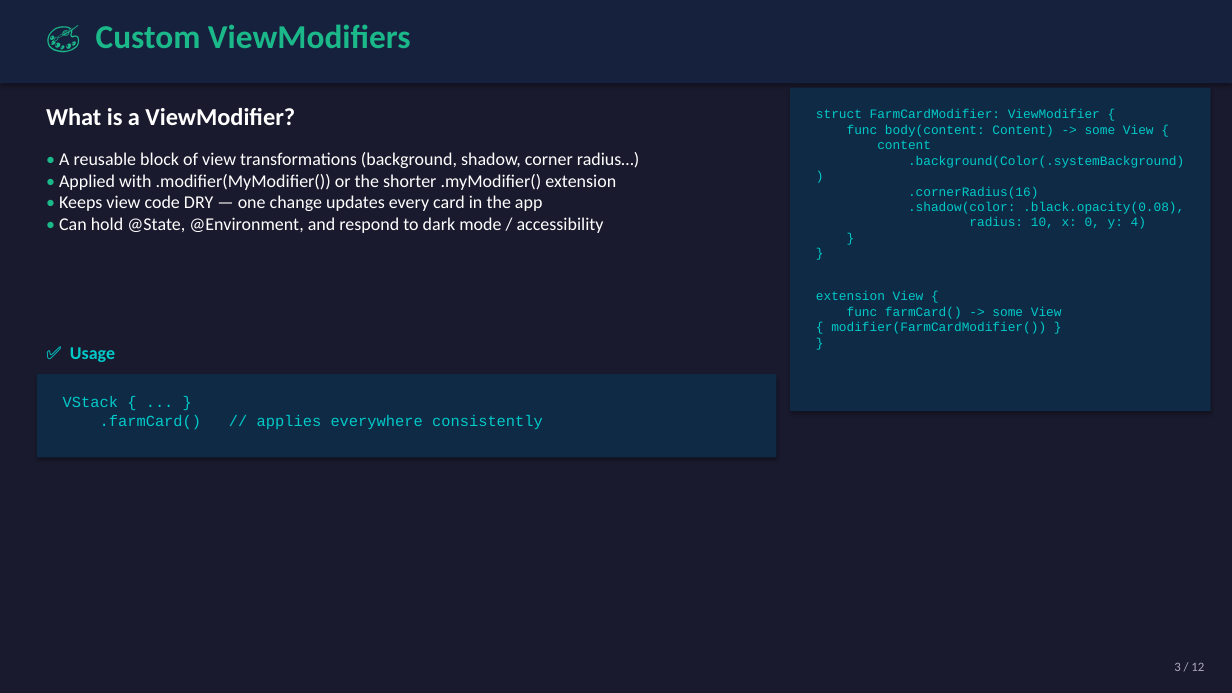
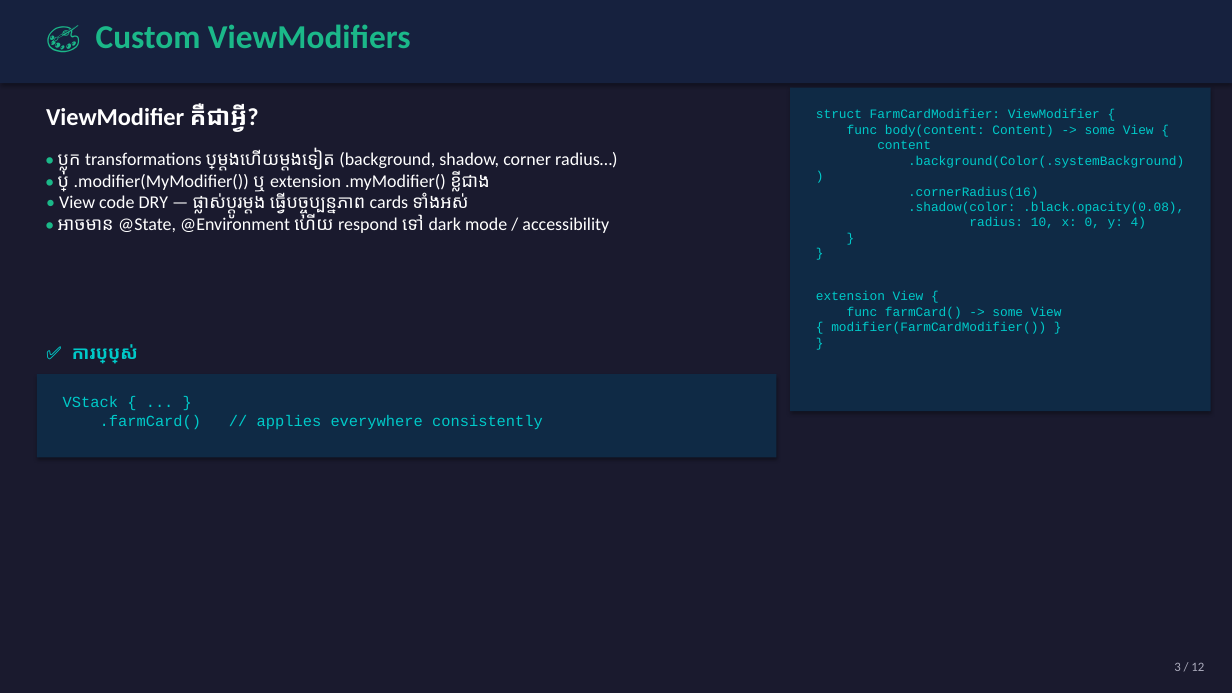
Before and after one commit to NemSothea/SwiftDoc, a slide deck: slide 3 of Week09/Week09_Advanced_UI_Animations.pptx. Drawn at 1232x693 pixels with LibreOffice and Linux fonts; fonts in the diff are those of the drawing. Boxes give left, top, right and bottom in pixels: in the first picture for what was removed or moved away, otherwise in the second. Text is boxed around its words. In the diff, an @@ line names an element or a change of style, - is before the commit and + after.

```diff
--- a/Week09/Week09_Advanced_UI_Animations.pptx
+++ b/Week09/Week09_Advanced_UI_Animations.pptx
@@ text at [46, 103, 259, 132]: text changed @@
-What is a ViewModifier?
+ViewModifier គឺជាអ្វី?
@@ text at [58, 148, 617, 233]: text changed @@
-• A reusable block of view transformations (background, shadow, corner radius…)
-• Applied with .modifier(MyModifier()) or the shorter .myModifier() extension
-• Keeps view code DRY — one change updates every card in the app
-• Can hold @State, @Environment, and respond to dark mode / accessibility
+• ប្លុក transformations ប្រើម្ដងហើយម្ដងទៀត (background, shadow, corner radius…)
+• ប្រើ .modifier(MyModifier()) ឬ extension .myModifier() ខ្លីជាង
+• View code DRY — ផ្លាស់ប្ដូរម្ដង ធ្វើបច្ចុប្បន្នភាព cards ទាំងអស់
+• អាចមាន @State, @Environment ហើយ respond ទៅ dark mode / accessibility
@@ text at [72, 344, 137, 364]: text changed @@
-✅ Usage
+✅ ការប្រើប្រាស់
```
Also in this commit, not shown: 10 other slides changed, 21 other files.
